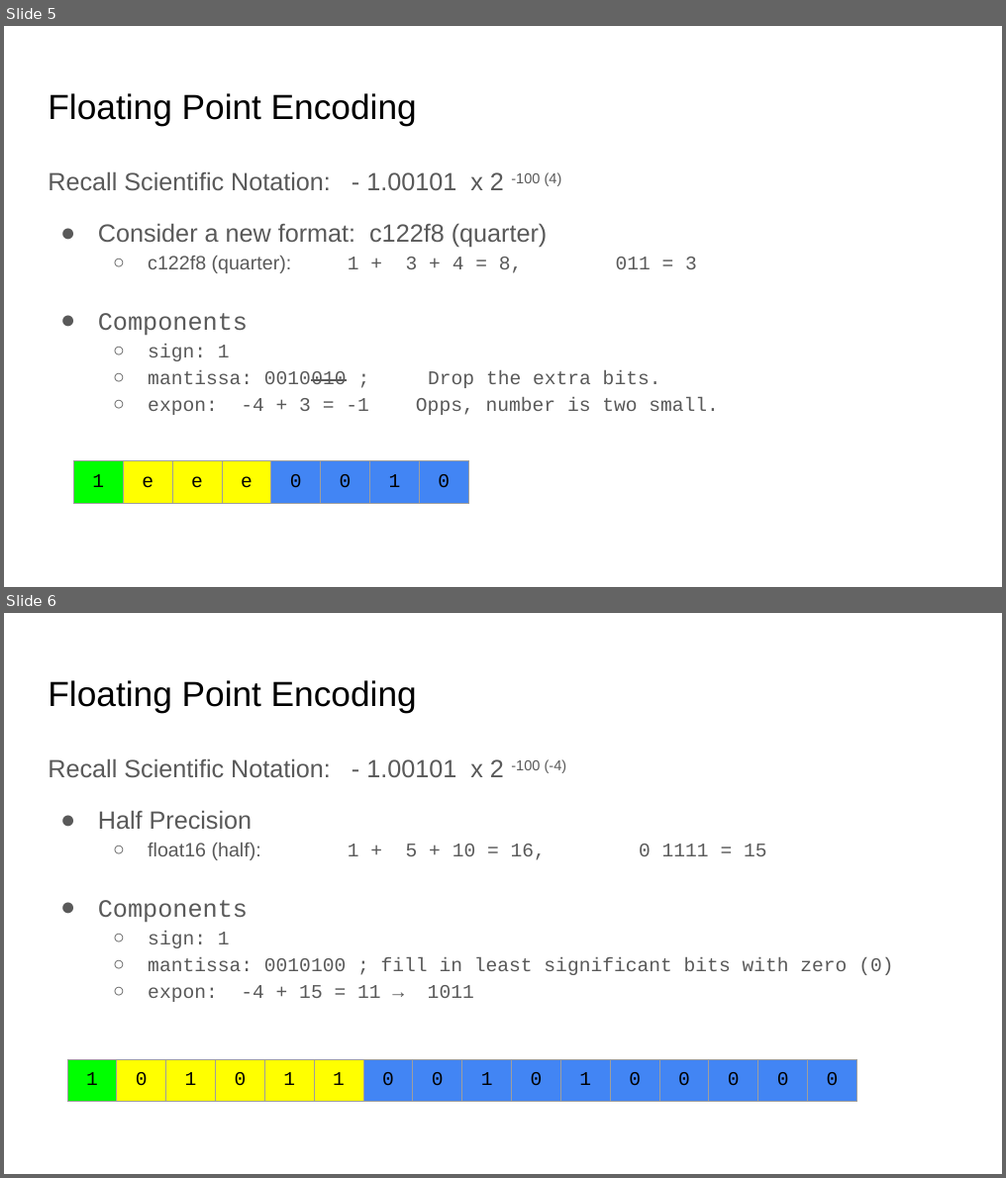
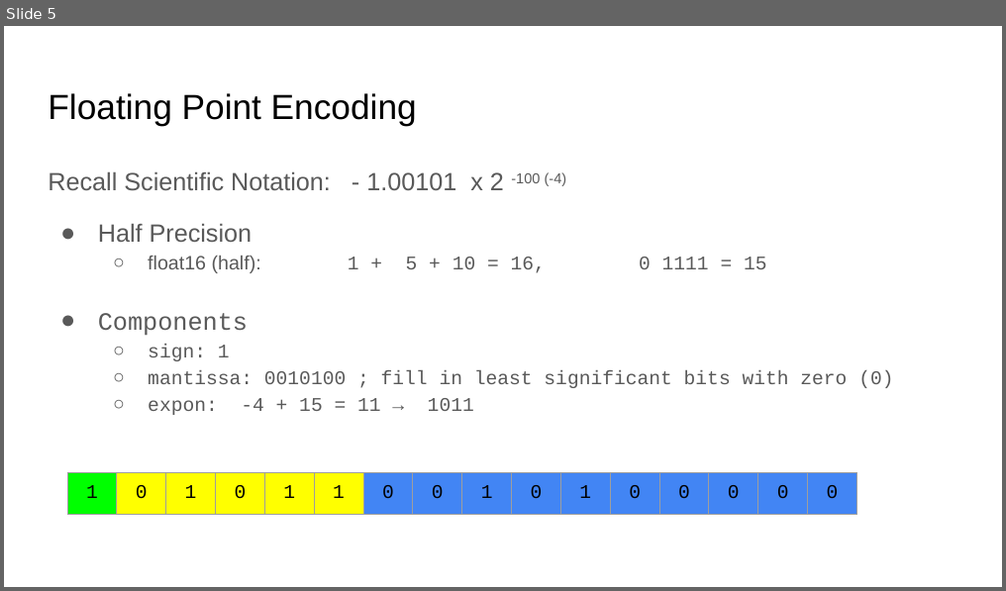
Before and after one commit to COMP122/comp122-s23, a slide deck: format-encodings/documents/ARCHIVE/floating-point-encoding.pptx. Shown one above the other, each under a label of ours: slides 5 and 6 before the commit, slide 5 after it. The pictures are 1006x1178 and 1006x591 pixels, drawn with LibreOffice and Linux fonts; fonts in the diff are those of the drawing. Boxes give left, top, right and bottom in pixels: in the first picture for what was removed or moved away, otherwise in the second. Text is boxed around its words. In the diff, an @@ line names an element or a change of style, - is before the commit and + after.

```diff
--- a/format-encodings/documents/ARCHIVE/floating-point-encoding.pptx
+++ b/format-encodings/documents/ARCHIVE/floating-point-encoding.pptx
@@ slide 5 removed at <box>4,26,1002,587</box>, background #FFFFFF @@
@@ title removed at <box>48,93,417,125</box> @@
-Floating Point Encoding
@@ text removed at <box>48,172,719,415</box> @@
-Recall Scientific Notation: - 1.00101 x 2 -100 (4)
-● Consider a new format: c122f8 (quarter)
-  ○ c122f8 (quarter): 1 + 3 + 4 = 8, 011 = 3
-● Components
-  ○ sign: 1
-  ○ mantissa: 0010010 ; Drop the extra bits.
-  ○ expon: -4 + 3 = -1 Opps, number is two small.
@@ table removed at <box>74,461,465,504</box>, 1 rows, 8 columns @@
-1 | e | e | e | 0 | 0 | 1 | 0
@@ what was slide 6 is now slide 5 @@
```
Also in this commit, not shown: 4 slides changed, 8 other files.
